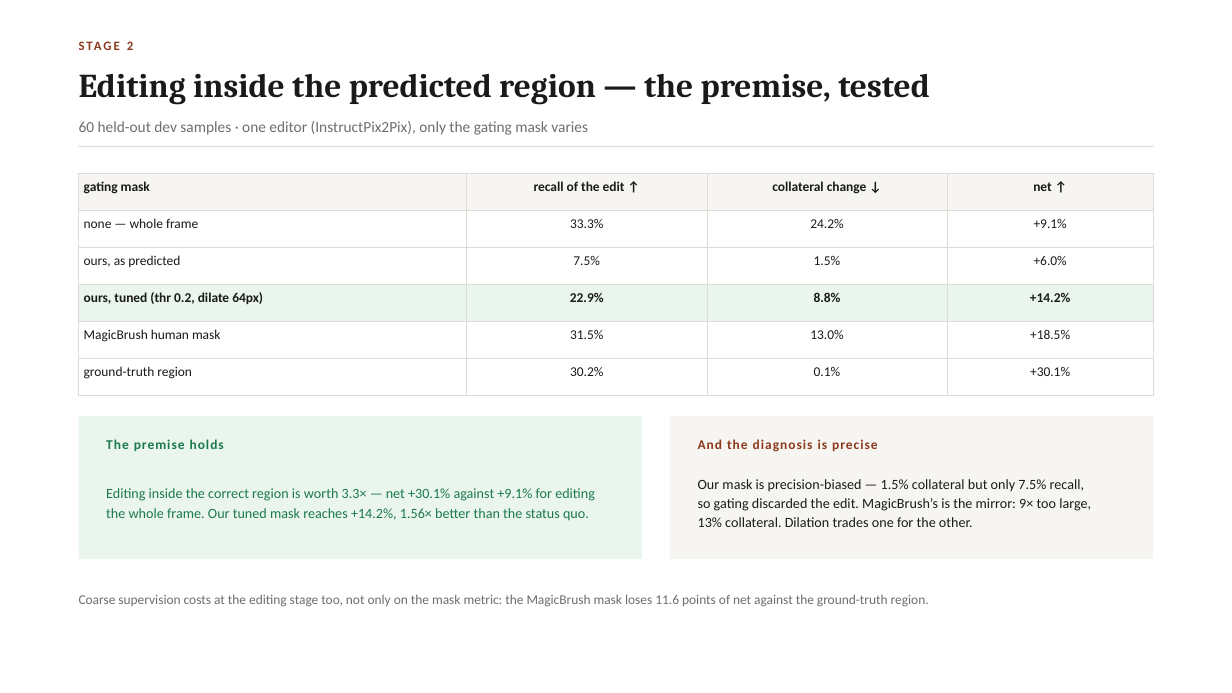
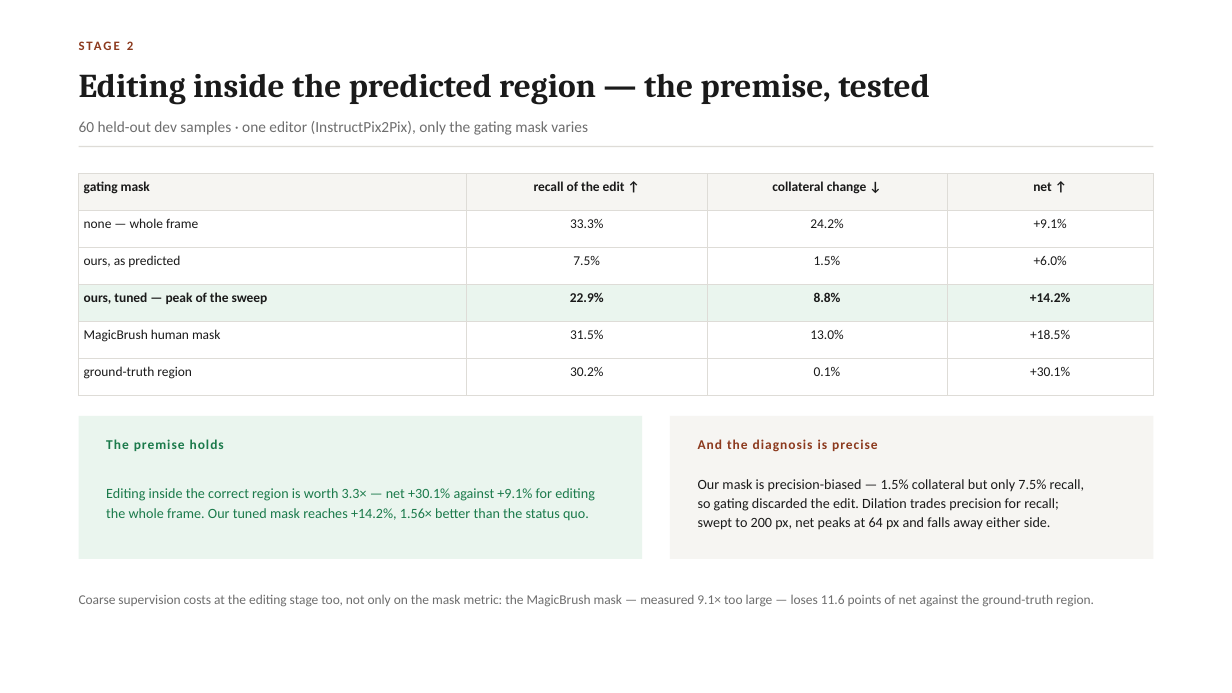
Before and after one commit to Amritha902/edit-region-prediction, a slide deck: slide 8 of deck/ISE_Review1_Final.pptx. Drawn at 1232x693 pixels with LibreOffice and Linux fonts; fonts in the diff are those of the drawing. Boxes give left, top, right and bottom in pixels: in the first picture for what was removed or moved away, otherwise in the second. Text is boxed around its words. In the diff, an @@ line names an element or a change of style, - is before the commit and + after.

```diff
--- a/deck/ISE_Review1_Final.pptx
+++ b/deck/ISE_Review1_Final.pptx
@@ table at [79,174,1153,383] @@
-row 4, column 1: ours, tuned (thr 0.2, dilate 64px)
+row 4, column 1: ours, tuned — peak of the sweep
@@ text at [698,479,1084,530]: text changed @@
-Our mask is precision-biased — 1.5% collateral but only 7.5% recall, so gating discarded the edit. MagicBrush’s is the mirror: 9× too large, 13% collateral. Dilation trades one for the other.
+Our mask is precision-biased — 1.5% collateral but only 7.5% recall, so gating discarded the edit. Dilation trades precision for recall; swept to 200 px, net peaks at 64 px and falls away either side.
@@ text at [79,594,1094,607]: text changed @@
-Coarse supervision costs at the editing stage too, not only on the mask metric: the MagicBrush mask loses 11.6 points of net against the ground-truth region.
+Coarse supervision costs at the editing stage too, not only on the mask metric: the MagicBrush mask — measured 9.1× too large — loses 11.6 points of net against the ground-truth region.
```
Also in this commit, not shown: 3 other files.
